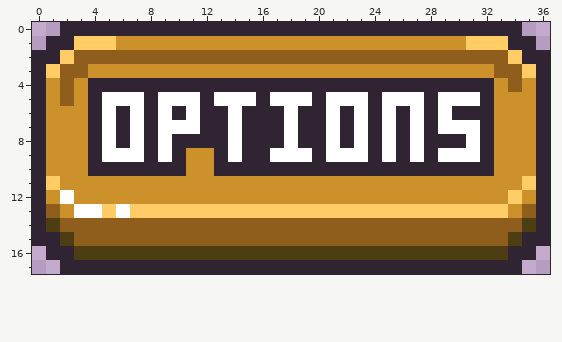
Pixel-art sprite, stored at Unity Projects/PlatformerAction/Assets/Demigod/UserInterface/MainMenuButtons/btnOptions.png. Above is the file before it was changed.
The file is 222x108 pixels, drawn in blocks of 6x6; one block is one cell here.
Now the later version:
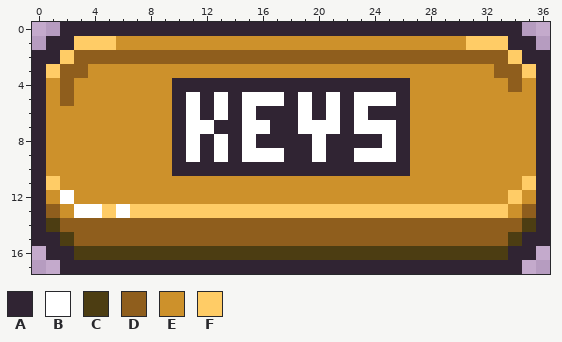
Palette (. is transparent): A #302433  B #ffffff  C #4c3d12  D #8f5e1d  E #cd912b  F #ffcc66
Commit message: Option to Keys
Edits made:
Colour B gives way to colour A in row 5 at x 10, 14, 18, 22 and 26; in row 6 at x 14, 18 and 25; in row 7 at x 10, 14 and 18; in row 8 at x 14, 18, 21 and 23; in row 9 at x 14, 18 to 19 and 21 to 22.
Colour E gives way to colour A in row 9 at x 12; in row 10 at x 11 to 12.
Colour A gives way to colour B in row 5 at x 16 and 24; in row 6 at x 13, 15 and 19; in row 7 at x 12, 15 to 16, 19 to 20 and 24; in row 8 at x 11, 13, 15 and 20; in row 9 at x 13, 15 to 16, 20 and 24.
Colour E gives way to colour B in row 9 at x 11.
Colour A gives way to colour E in row 4 at x 4 to 9 and 27 to 32; in row 5 at x 4, 8, 28 and 32; in row 6 at x 4, 6, 8, 28 and 30 to 32; in row 7 at x 4, 6, 8, 28 and 32; in row 8 at x 4, 6, 8, 28 to 30 and 32; in row 9 at x 4, 8, 28 and 32.
Colour A gives way to colour E in row 10 at x 4 to 9 and 27 to 32.
Colour B gives way to colour E in row 5 at x 5 to 7, 9, 27 and 29 to 31; in row 6 at x 5, 7, 9, 27 and 29; in row 7 at x 5, 7, 9, 27 and 29 to 31; in row 8 at x 5, 7, 9, 27 and 31; in row 9 at x 5 to 7, 9, 27 and 29 to 31.
Changed places in both pictures, as pixel boxes (x1, y1, x2, y2):
changed: (88, 78, 494, 176)
